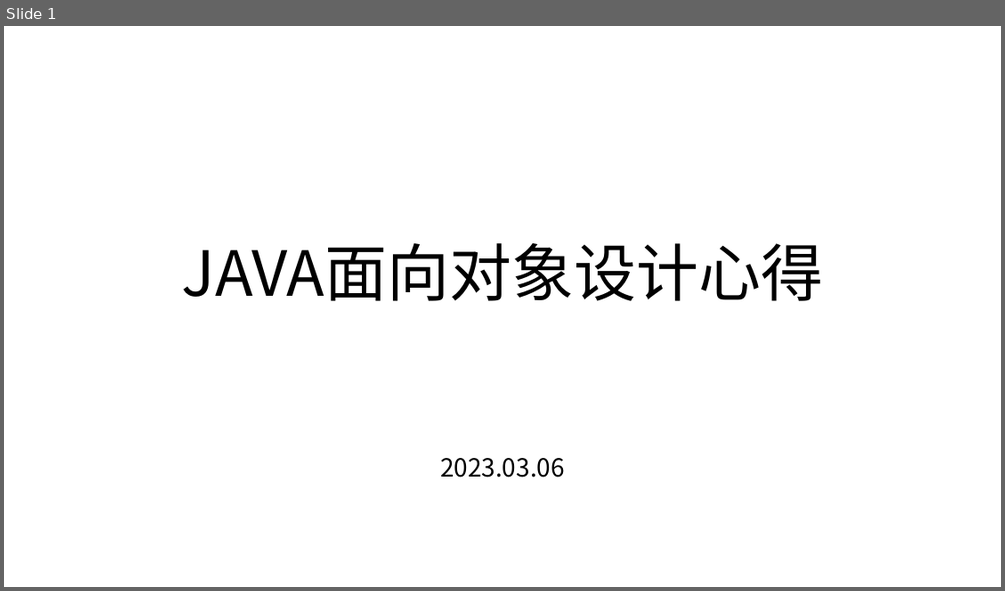
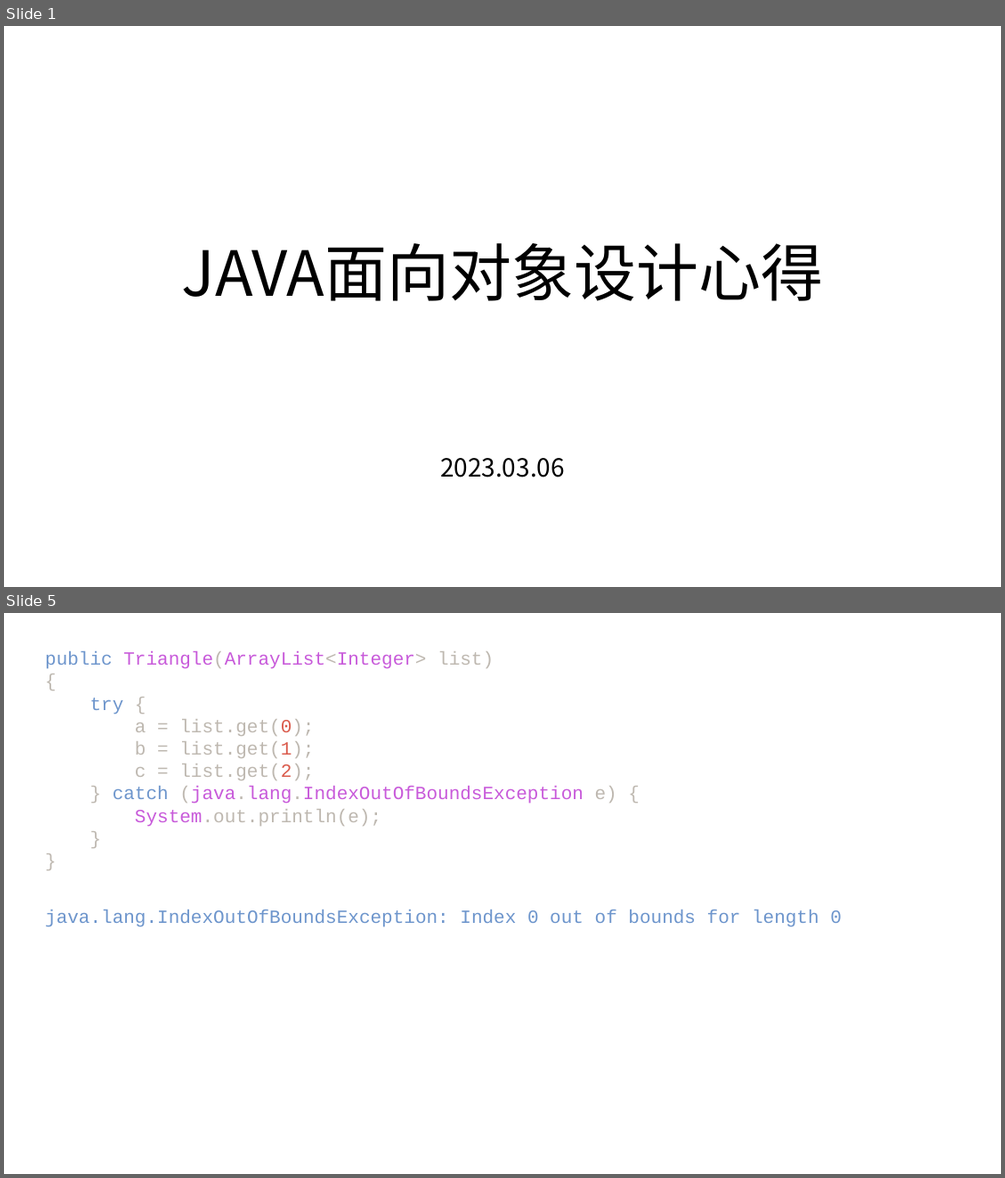
Before and after one commit to lxl66566/my-college-files, a slide deck: 编程有关/java/java1.pptx. Shown one above the other, each under a label of ours: slide 1 before the commit, slides 1 and 5 after it; the slides between them are not shown. The pictures are 1005x591 and 1005x1178 pixels, drawn with LibreOffice and Linux fonts; fonts in the diff are those of the drawing. Boxes give left, top, right and bottom in pixels: in the first picture for what was removed or moved away, otherwise in the second. Text is boxed around its words. In the diff, an @@ line names an element or a change of style, - is before the commit and + after.

```diff
--- a/编程有关/java/java1.pptx
+++ b/编程有关/java/java1.pptx
@@ slide 5 added at [4,613,1001,1174], background #FFFFFF @@
@@ text added at [45,651,617,827], 18 pt, text #BEB8B0 @@
+public Triangle(ArrayList<Integer> list)
+{
+try {
+a = list.get(0);
+b = list.get(1);
+c = list.get(2);
+} catch (java.lang.IndexOutOfBoundsException e) {
+System.out.println(e);
+}
+}
@@ text added at [45,909,841,927], 18 pt, text #6D95CC @@
+java.lang.IndexOutOfBoundsException: Index 0 out of bounds for length 0
```
Also in this commit, not shown: 4 slides changed, 4 other slides added, 2 slides removed, 26 other files.
